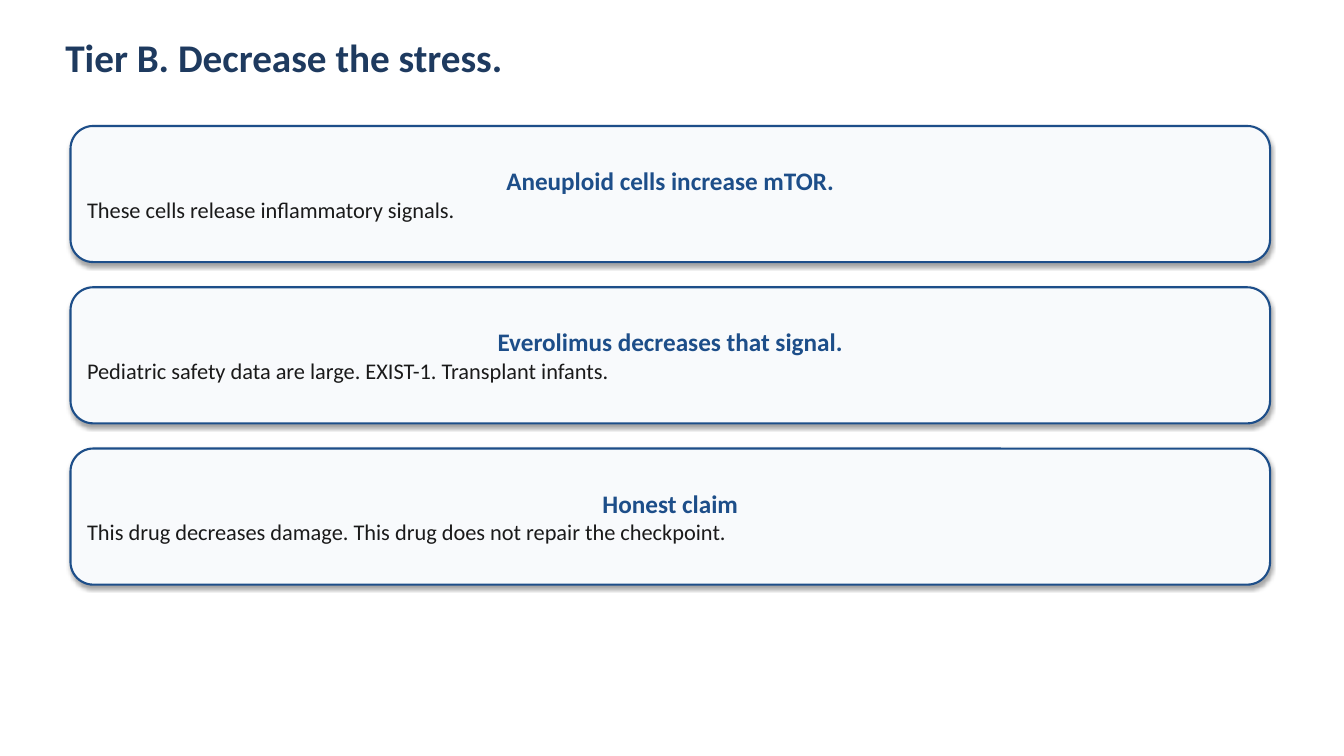
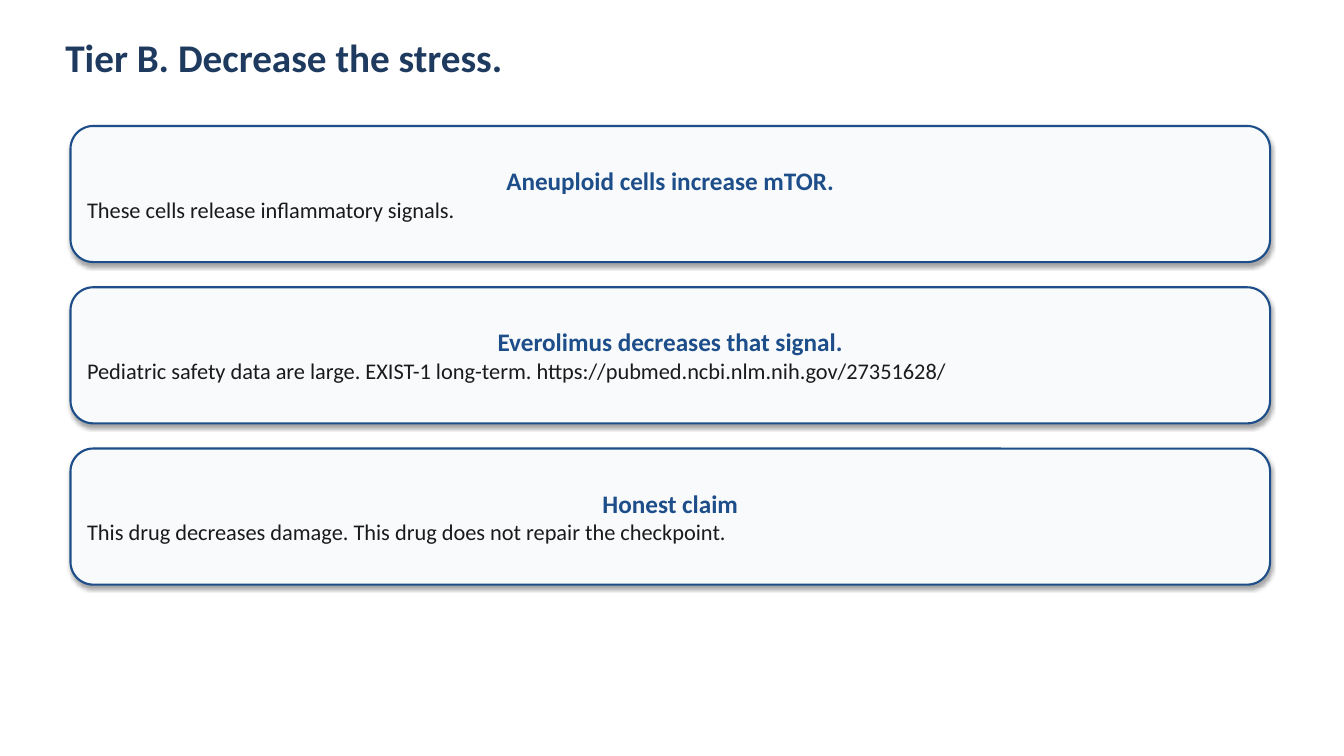
Before and after one commit to bigbag/mva-hackathon-2026, a slide deck: slide 6 of track2/slides/pitch_deck.pptx. Drawn at 1344x756 pixels with LibreOffice and Linux fonts; fonts in the diff are those of the drawing. Boxes give left, top, right and bottom in pixels: in the first picture for what was removed or moved away, otherwise in the second. Text is boxed around its words. In the diff, an @@ line names an element or a change of style, - is before the commit and + after.

```diff
--- a/track2/slides/pitch_deck.pptx
+++ b/track2/slides/pitch_deck.pptx
@@ text in rounded rectangle at <box>87,363,946,383</box>: text changed @@
-Pediatric safety data are large. EXIST-1. Transplant infants.
+Pediatric safety data are large. EXIST-1 long-term. https://pubmed.ncbi.nlm.nih.gov/27351628/
```
Also in this commit, not shown: 2 other slides changed, 8 other files.
